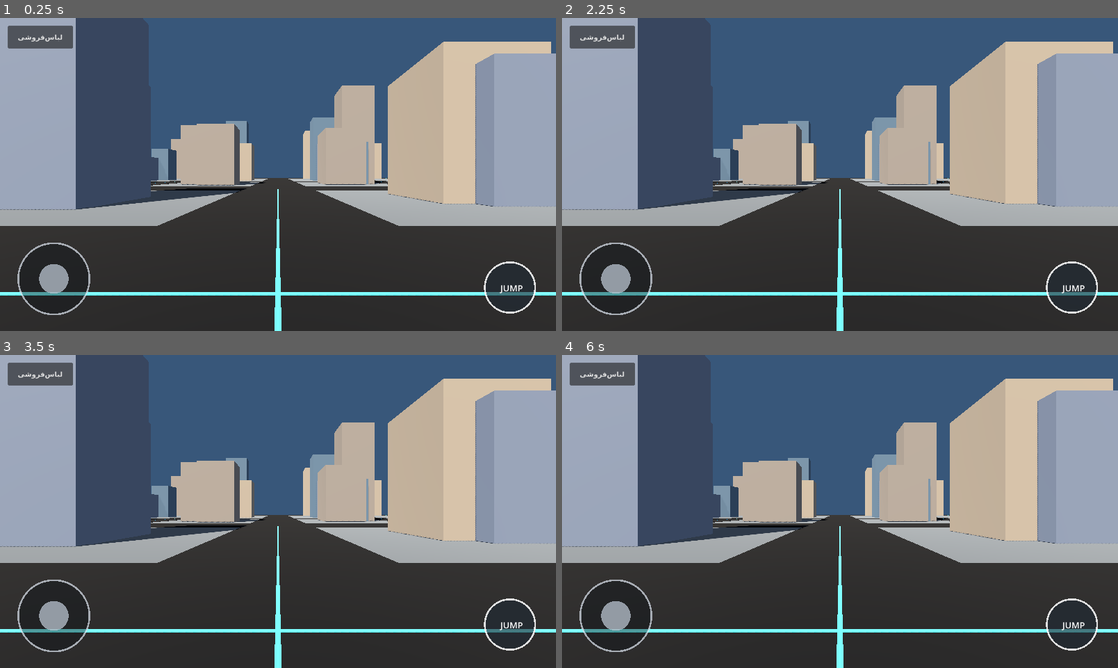
Above: before the commit, frames 1-4 (two rows, left to right).
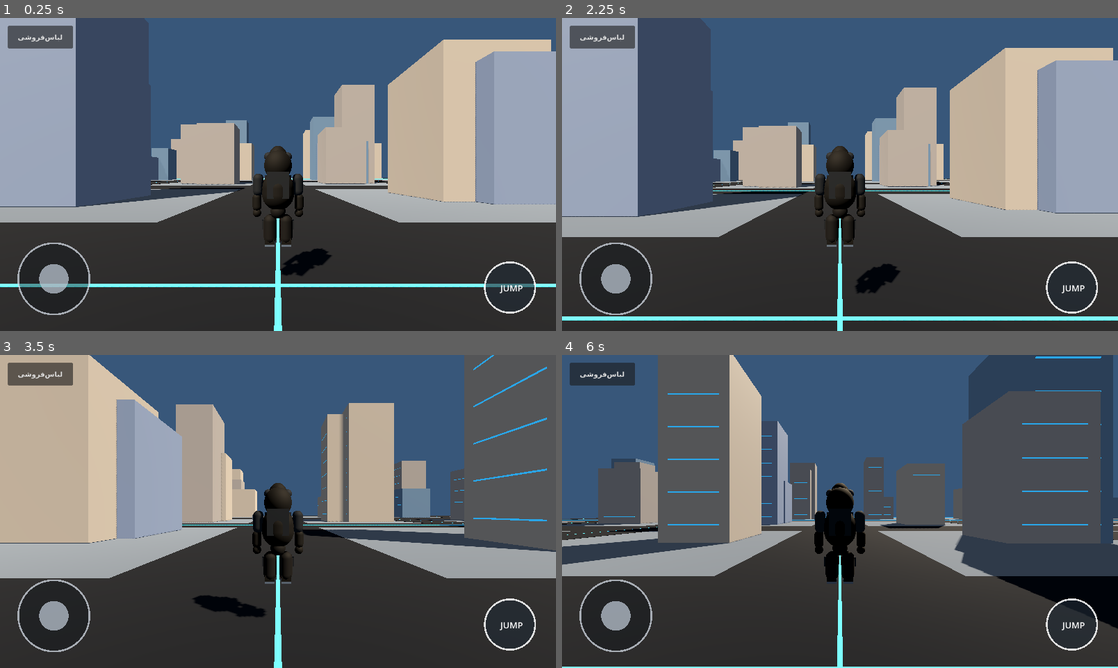
Above: after the commit, the same moments.

Repository: nickdehghani95-cmyk/GHOST-OPEN-WORLD
Game: Godot game, scene res://scenes/main.tscn
Two runs of this game, one before a commit and one after it. Both use one fixed random seed, a clock stepped at 60 frames per second and the inputs below.
Inputs (mouse positions are in pixels of both pictures, inside the frame that each line leads up to):
- Up to frame 1 (0.25 s): no input
- Up to frame 2 (2.25 s): click "لباس‌فروشی" at 0.5 s; tap Enter at 1.25 s; drag from (840, 174) to (895, 105) at 1.27 s; tap Space (jump, bound only after the commit) at 2 s; drag from (728, 190) to (812, 237) at 2.02 s
- Up to frame 3 (3.5 s): move the mouse to (333, 442) at 2.77 s; hold D (move_right, bound only after the commit) from 2.78 s (still down)
- Up to frame 4 (6 s): release D (move_right, bound only after the commit) at 3.5 s; drag from (812, 574) to (673, 464) at 3.52 s; tap Enter at 4.25 s; move the mouse to (1006, 558) at 4.27 s; hold A (move_left, bound only after the commit) 4.28-5 s; tap Space (jump, bound only after the commit) at 4.52, 5.75 s; drag from (673, 464) to (756, 433) at 5.02 s; move the mouse to (867, 511) at 5.77 s; hold S (move_back, bound only after the commit) from 5.78 s (still down); click (867, 511) at 5.92 s

The runs differ from the first frame. In frame 1, 5.9% of the frame differs, in the area x 0-100%, y 0-100%; in frame 2, 9.7%; in frame 3, 45%; in frame 4, 54%.
Error before the commit: Parse Error: Cannot infer the type of "camera_basis" variable because the value doesn't have a set type. (res://scripts/player.gd:124)

Commit message:
Stabilize player movement direction and input setup

Diff:
--- a/scripts/player.gd
+++ b/scripts/player.gd
@@ -16,9 +16,8 @@
     for action in keys:
         if not InputMap.has_action(action):
             InputMap.add_action(action)
-        var event := InputEventKey.new()
-        event.physical_keycode = keys[action]
-        if not InputMap.action_get_events(action).any(func(e): return e is InputEventKey and e.physical_keycode == keys[action]):
+            var event := InputEventKey.new()
+            event.physical_keycode = keys[action]
             InputMap.action_add_event(action, event)
 
 func _mat(color: Color, metallic: float = 0.0, roughness: float = 0.82) -> StandardMaterial3D:
@@ -121,9 +120,6 @@
     var input_2d := Input.get_vector("move_left", "move_right", "move_forward", "move_back")
     var direction := Vector3(input_2d.x, 0.0, input_2d.y)
     if direction.length() > 0.01:
-        var camera_basis := $CameraPivot.global_transform.basis
-        direction = camera_basis * direction
-        direction.y = 0.0
         direction = direction.normalized()
     velocity.x = move_toward(velocity.x, direction.x * move_speed, acceleration * delta)
     velocity.z = move_toward(velocity.z, direction.z * move_speed, acceleration * delta)
